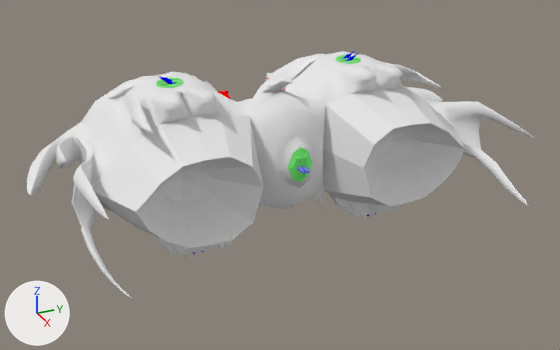
The Blender file shiv_gunship.blend as it was, and as the next commit left it.
Both versions are drawn from a 50 mm lens placed at (18.52, -9.02, 9.11), pointed at (-1.17, -0.16, -0.73). Arrows for +X, +Y and +Z are at lower left; the lights stay in place.

In view in the first picture: 'aft_turret_base', 'detail0'.
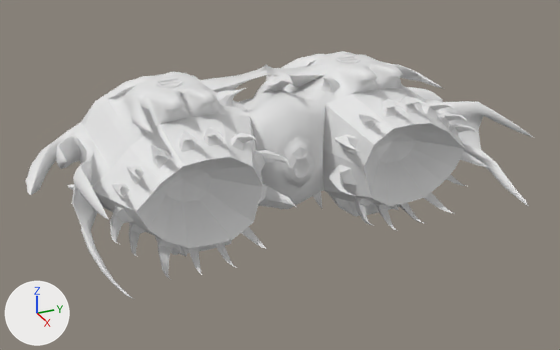
Diff of the bpy script that builds the scene:
```diff
--- a/shiv_gunship.blend.py
+++ b/shiv_gunship.blend.py
@@ me_detail0_geometry @@
-me_detail0_geometry.from_pydata(...)  # 5322 vertices, 5997 faces, 2 loose edges; spans x -5.53..3.12, y -7.39..7.39, z -3.55..2.5
-me_detail0_geometry.materials.append(mat_material)  # white #e7e7e7
+me_detail0_geometry.from_pydata(...)  # 5272 vertices, 6073 faces, 2 loose edges; spans x -5.53..3.12, y -7.39..7.39, z -3.55..2.5
+# me_detail0_geometry part 1: 13 loose pieces with 2219 vertices, spanning x -4.56..0.32, y -3.32..3.32, z -2.64..2.33, are deleted
+# me_detail0_geometry part 2: 2189 vertices added at x -3.35..1.65, y -7.35..7.35, z -2.17..2.39
@@ me_aft_turret_base_geometry @@
 # used by ob_aft_turret_base; parent = ob_detail0; location = (0.0, 0.0, 0.0)
-me_aft_turret_base_geometry.from_pydata(...)  # 32 vertices, 29 faces; spans x -0.093..-0.022, y -0.4..0.4, z -0.552..0.57
+me_aft_turret_base_geometry.from_pydata(...)  # 41 vertices, 40 faces; spans x -0.093..-0.022, y -0.4..0.4, z -0.552..0.57
+# me_aft_turret_base_geometry part 3
+# 12 vertices are removed from x -0.048..-0.024, y -0.162..0.162, z -0.366..0.238
+# 19 faces are deleted
+# 21 vertices are added at x -0.088..-0.035, y -0.206..0.206, z -0.306..0.16
+# 30 new faces join them
@@ ob_detail0 @@
 ob_detail0.location = (0.0, 0.0, 0.0)
-ob_detail0.material_slots[1].link = 'OBJECT'; ob_detail0.material_slots[1].material = mat_aft_turret_barrels  # blue #7c7cff
-ob_detail0.material_slots[2].link = 'OBJECT'; ob_detail0.material_slots[2].material = mat_top_left_turret_base  # green #7ce77c
-ob_detail0.material_slots[3].link = 'OBJECT'; ob_detail0.material_slots[3].material = mat_top_left_barrels  # blue #0000ff
-ob_detail0.material_slots[4].link = 'OBJECT'; ob_detail0.material_slots[4].material = mat_bottom_left_base  # green #7ce77c
-ob_detail0.material_slots[5].link = 'OBJECT'; ob_detail0.material_slots[5].material = mat_bottom_left_barrels  # blue #0000ff
-ob_detail0.material_slots[6].link = 'OBJECT'; ob_detail0.material_slots[6].material = mat_communications  # red #ff0000
-ob_detail0.material_slots[7].link = 'OBJECT'; ob_detail0.material_slots[7].material = mat_weapons  # red #ff0000
-ob_detail0.material_slots[8].link = 'OBJECT'; ob_detail0.material_slots[8].material = mat_sensors  # red #ff0000
-ob_detail0.material_slots[9].link = 'OBJECT'; ob_detail0.material_slots[9].material = mat_navigation  # red #ff0000
@@ ob_aft_turret_base @@
 ob_aft_turret_base.location = (0.0, 0.0, 0.0)
-ob_aft_turret_base.material_slots[0].link = 'OBJECT'; ob_aft_turret_base.material_slots[0].material = mat_aft_turret_base  # green #7cff7c
```

What differs and where, as boxes [x1, y1, x2, y2] in the pictures (560 x 350 px):
'detail0', reshaped, recoloured: [27, 51, 534, 299] in both
'aft_turret_base', reshaped, recoloured (green to white): [288, 147, 313, 182] in both
part 1 of me_detail0_geometry, deleted: before [159, 51, 376, 255]
part 2 of me_detail0_geometry, added: after [27, 64, 491, 279]
part 3 of me_aft_turret_base_geometry, built on: [293, 158, 310, 178] in both
